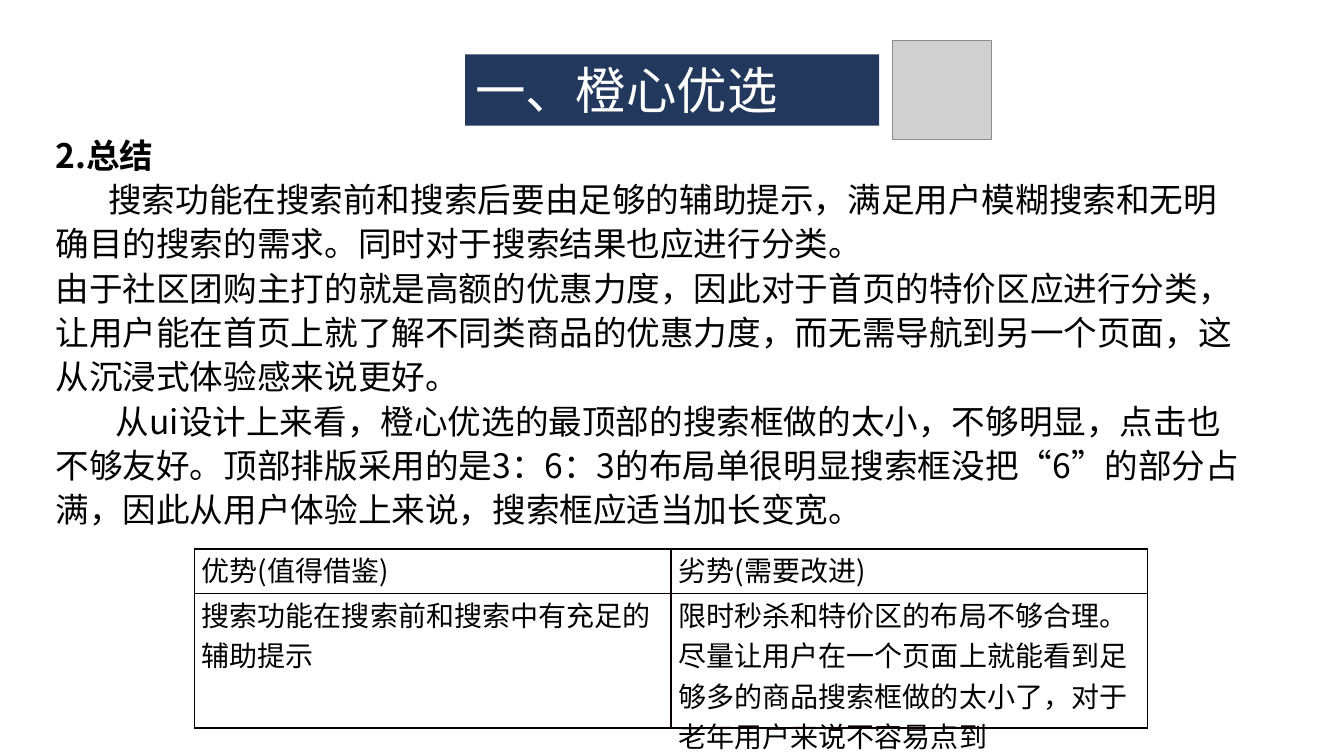
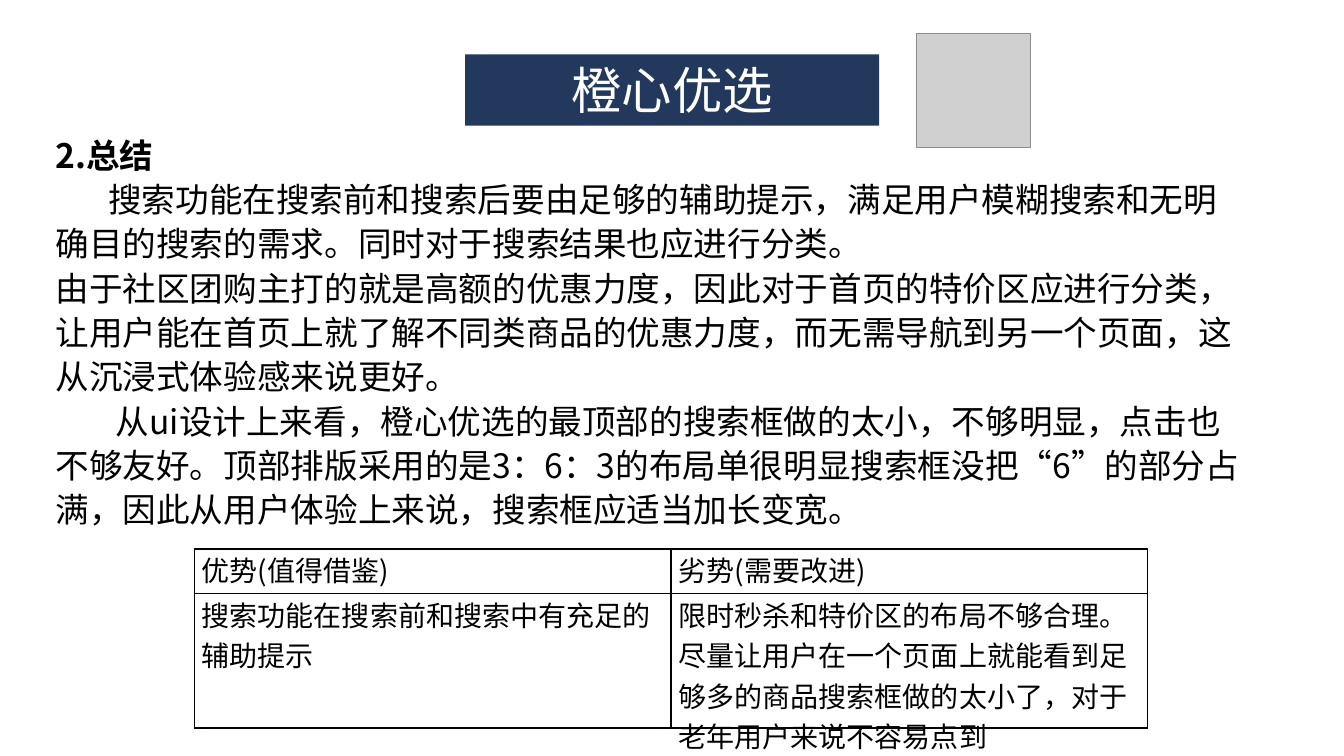
Before and after one commit to ZUCC-SRA2021-G05/Community-GB, a slide deck: slide 7 of 其他/软件项目管理原理与实践/软件项目管理原理与实践-主题确认/G05主题确认.pptx. Drawn at 1344x756 pixels with LibreOffice and Linux fonts; fonts in the diff are those of the drawing; grey boxes stand for pictures. Boxes give left, top, right and bottom in pixels: in the first picture for what was removed or moved away, otherwise in the second. Text is boxed around its words. In the diff, an @@ line names an element or a change of style, - is before the commit and + after.

```diff
--- a/其他/软件项目管理原理与实践/软件项目管理原理与实践-主题确认/G05主题确认.pptx
+++ b/其他/软件项目管理原理与实践/软件项目管理原理与实践-主题确认/G05主题确认.pptx
@@ picture: place and size @@
-picture at [893,41,992,140]
+picture at [917,33,1030,147]
@@ text in rectangle at [571,66,773,113]: text changed @@
-一、橙心优选
+橙心优选
```
Also in this commit, not shown: 13 other slides changed.
